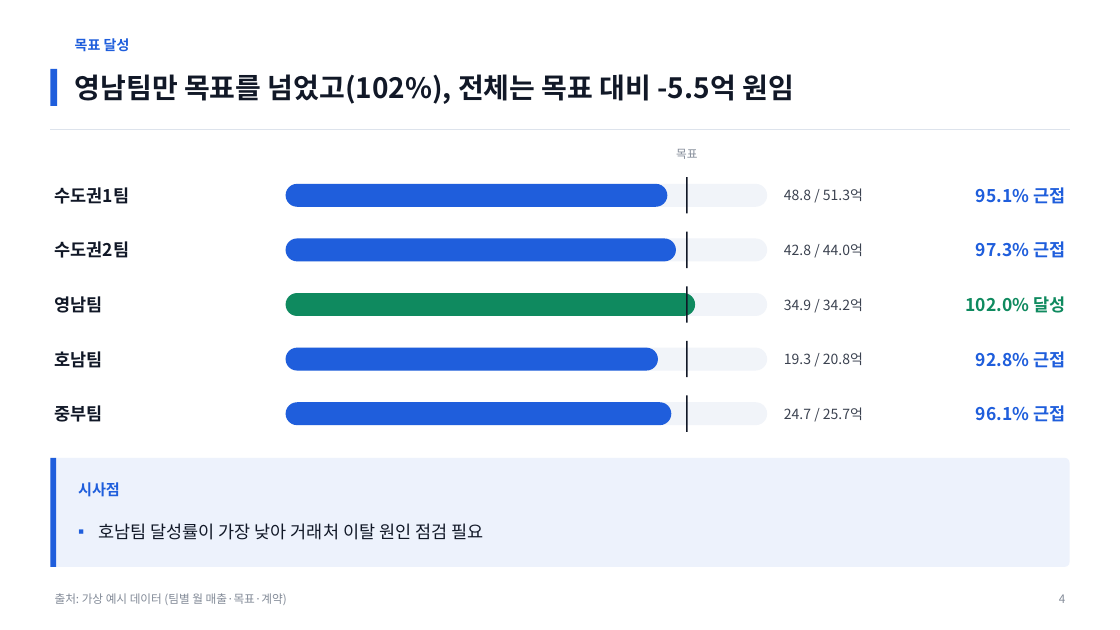
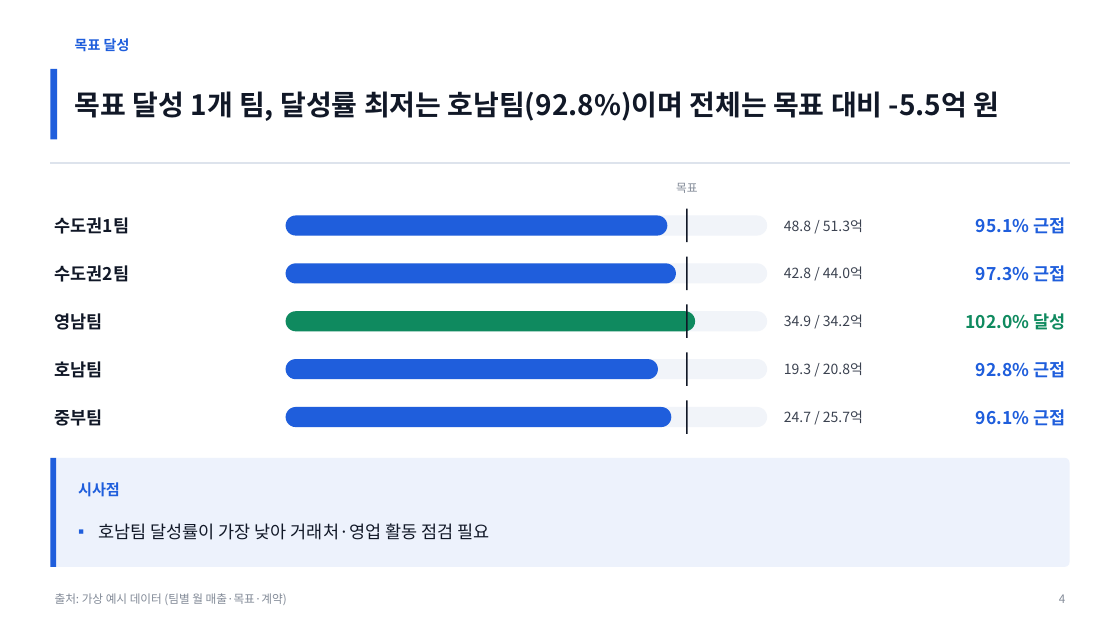
Before and after one commit to coindesktop/Awesome-PPT-SKILL, a slide deck: slide 4 of examples/monthly-report/deck.pptx. Drawn at 1120x630 pixels with LibreOffice and Linux fonts; fonts in the diff are those of the drawing. Boxes give left, top, right and bottom in pixels: in the first picture for what was removed or moved away, otherwise in the second. Text is boxed around its words. In the diff, an @@ line names an element or a change of style, - is before the commit and + after.

```diff
--- a/examples/monthly-report/deck.pptx
+++ b/examples/monthly-report/deck.pptx
@@ rectangle resized from (x1=50, y1=69, x2=57, y2=106) to (x1=50, y1=69, x2=57, y2=139) @@
@@ title at (x1=75, y1=91, x2=1000, y2=121): text changed @@
-영남팀만 목표를 넘었고(102%), 전체는 목표 대비 -5.5억 원임
+목표 달성 1개 팀, 달성률 최저는 호남팀(92.8%)이며 전체는 목표 대비 -5.5억 원
@@ line moved from (50, 129) - (1070, 129) to (50, 163) - (1070, 163) @@
@@ text "목표" moved from (x1=676, y1=149, x2=697, y2=159) to (x1=676, y1=183, x2=697, y2=193) @@
@@ text "수도권1팀" moved from (x1=55, y1=187, x2=130, y2=204) to (x1=55, y1=217, x2=130, y2=234) @@
@@ 2 rounded rectangles, 1 rectangle moved together from (x1=286, y1=177, x2=767, y2=213) to (x1=286, y1=209, x2=767, y2=243) @@
@@ text "48.8 / 51.3억" moved from (x1=784, y1=188, x2=863, y2=201) to (x1=784, y1=219, x2=863, y2=232) @@
@@ text "95.1% 근접" moved from (x1=976, y1=187, x2=1065, y2=204) to (x1=976, y1=217, x2=1065, y2=234) @@
@@ text "수도권2팀" moved from (x1=55, y1=241, x2=130, y2=258) to (x1=55, y1=265, x2=130, y2=282) @@
@@ 2 rounded rectangles, 1 rectangle moved together from (x1=286, y1=232, x2=767, y2=268) to (x1=286, y1=257, x2=767, y2=291) @@
@@ text "42.8 / 44.0억" moved from (x1=784, y1=243, x2=863, y2=256) to (x1=784, y1=266, x2=863, y2=279) @@
@@ text "97.3% 근접" moved from (x1=976, y1=241, x2=1065, y2=258) to (x1=976, y1=265, x2=1065, y2=282) @@
@@ text "영남팀" moved from (x1=55, y1=296, x2=103, y2=313) to (x1=55, y1=313, x2=103, y2=330) @@
@@ text "34.9 / 34.2억" moved from (x1=784, y1=298, x2=863, y2=311) to (x1=784, y1=314, x2=863, y2=327) @@
@@ text "102.0% 달성" moved from (x1=965, y1=296, x2=1065, y2=313) to (x1=965, y1=313, x2=1065, y2=330) @@
@@ 2 rounded rectangles, 1 rectangle moved together from (x1=286, y1=287, x2=767, y2=323) to (x1=286, y1=305, x2=767, y2=339) @@
@@ text "호남팀" moved from (x1=55, y1=351, x2=103, y2=368) to (x1=55, y1=361, x2=103, y2=378) @@
@@ 2 rounded rectangles, 1 rectangle moved together from (x1=286, y1=341, x2=767, y2=377) to (x1=286, y1=353, x2=767, y2=386) @@
@@ text "19.3 / 20.8억" moved from (x1=784, y1=352, x2=863, y2=365) to (x1=784, y1=362, x2=863, y2=375) @@
@@ text "92.8% 근접" moved from (x1=976, y1=351, x2=1065, y2=368) to (x1=976, y1=361, x2=1065, y2=378) @@
@@ text "중부팀" moved from (x1=55, y1=405, x2=103, y2=422) to (x1=55, y1=409, x2=103, y2=426) @@
@@ 2 rounded rectangles, 1 rectangle moved together from (x1=286, y1=396, x2=767, y2=432) to (x1=286, y1=401, x2=767, y2=434) @@
@@ text "96.1% 근접" moved from (x1=976, y1=405, x2=1065, y2=422) to (x1=976, y1=409, x2=1065, y2=426) @@
@@ text at (x1=98, y1=523, x2=489, y2=540): text changed @@
-▪ 호남팀 달성률이 가장 낮아 거래처 이탈 원인 점검 필요
+▪ 호남팀 달성률이 가장 낮아 거래처·영업 활동 점검 필요
```
Also in this commit, not shown: 4 other slides changed, 7 other files.
